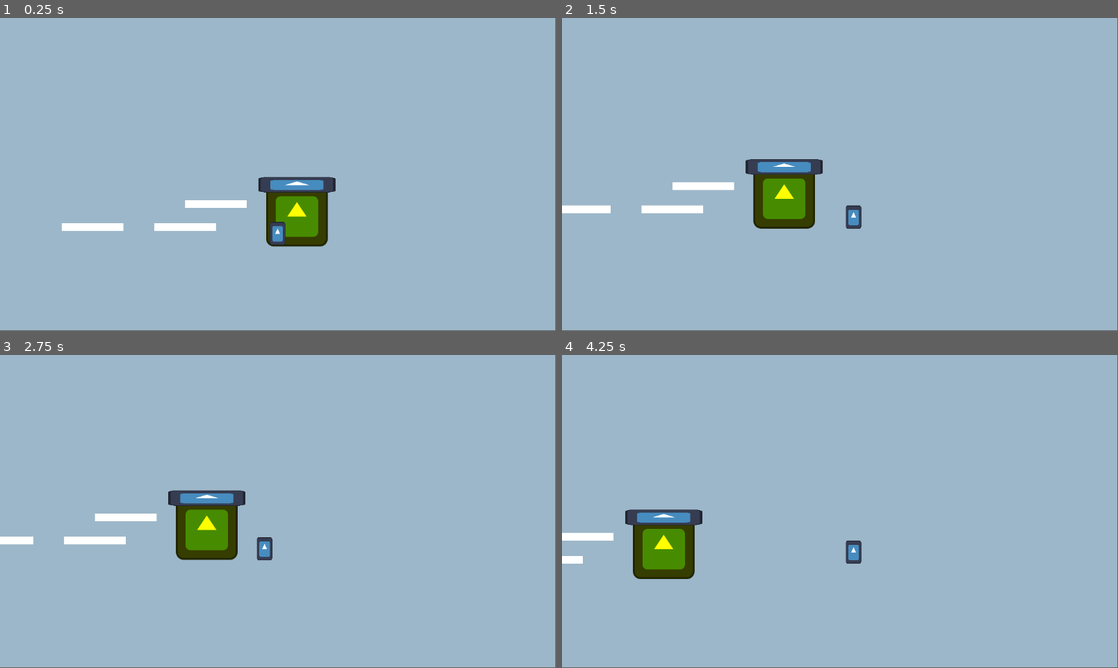
Above: before the commit, frames 1-4 (two rows, left to right).
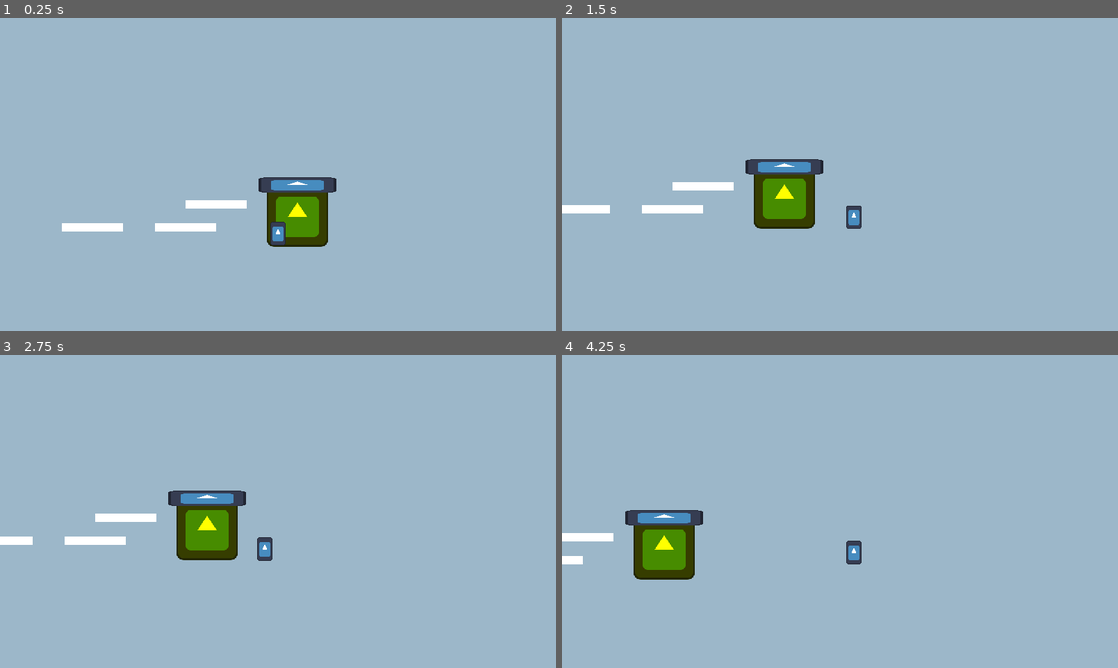
Above: after the commit, the same moments.

Repository: get-shwifty/LD56
Game: Godot game, scene res://main.tscn
Two runs of this game, one before a commit and one after it. Both use one fixed random seed, a clock stepped at 60 frames per second and the inputs below. The engine's default icon, where the game draws it, is replaced by a stand-in: a white triangle on a blue panel in a dark square.
Inputs:
- Up to frame 1 (0.25 s): no input
- Up to frame 2 (1.5 s): hold Right (ui_right) from 0.53 s (still down); tap J (a) at 0.6 s; tap Up (ui_up) at 0.77 s; tap K (b) at 0.8, 1.35 s
- Up to frame 3 (2.75 s): tap Up (ui_up) at 1.52 s; tap L (c) at 1.55, 2.1 s; release Right (ui_right) at 2.03 s; hold Left (ui_left) from 2.03 s (still down); tap , (d) at 2.3 s
- Up to frame 4 (4.25 s): release Left (ui_left) at 2.78 s; hold Right (ui_right) from 2.78 s (still down); tap , (d) at 2.85 s; tap Up (ui_up) at 3.02, 3.77 s; tap J (a) at 3.05, 3.6 s; tap K (b) at 3.8 s
In our replay, the window is 799x449 before the commit and 800x450 after it. These sizes can differ from the game's own. Grey fills any space a smaller window leaves; there, only what the larger window draws over its background counts as a difference.

The runs differ from the first frame. In frame 1, 0.4% of the frame differs, in the area x 11-61%, y 50-74%; in frame 2, 0.2%; in frame 3, 0.3%; in frame 4, 0.4%.

Commit message:
add mockups world

Diff:
--- /dev/null
+++ b/main_alexis.tscn
@@ -0,0 +1,85 @@
+[gd_scene load_steps=6 format=3 uid="uid://bxqu8dcsym3vw"]
+
+[ext_resource type="PackedScene" uid="uid://bk1ofwjmh8v4t" path="res://src/player.tscn" id="1_w8u5x"]
+[ext_resource type="PackedScene" uid="uid://dljuk7fm1akkj" path="res://tmp_platform.tscn" id="2_diwen"]
+[ext_resource type="PackedScene" uid="uid://bo74cfhrjn5b3" path="res://src/reactive_mushroom.tscn" id="3_afgxt"]
+[ext_resource type="Texture2D" uid="uid://c5mwjfbdqq1tj" path="res://assets/mockup.png" id="3_rpaqr"]
+
+[sub_resource type="TileSet" id="TileSet_1wepn"]
+terrain_set_0/mode = 0
+terrain_set_0/terrain_0/name = "Terrain 0"
+terrain_set_0/terrain_0/color = Color(0.5, 0.34375, 0.25, 1)
+
+[node name="Main" type="Node2D"]
+
+[node name="Sky" type="Parallax2D" parent="."]
+scroll_scale = Vector2(0.05, 0)
+scroll_offset = Vector2(0, -200)
+repeat_size = Vector2(1200, 0)
+
+[node name="Sprite2D" type="Sprite2D" parent="Sky"]
+position = Vector2(600, 448)
+texture = ExtResource("3_rpaqr")
+region_enabled = true
+region_rect = Rect2(0, 0, 1200, 896)
+
+[node name="Background" type="Parallax2D" parent="."]
+scroll_scale = Vector2(0.3, 0.3)
+scroll_offset = Vector2(0, -200)
+repeat_size = Vector2(1200, 0)
+
+[node name="Sprite2D" type="Sprite2D" parent="Background"]
+position = Vector2(600, 448)
+texture = ExtResource("3_rpaqr")
+region_enabled = true
+region_rect = Rect2(0, 904, 1200, 896)
+
+[node name="World" type="Node2D" parent="."]
+
+[node name="Sprite2D" type="Sprite2D" parent="World"]
+position = Vector2(600, 384)
+texture = ExtResource("3_rpaqr")
+region_enabled = true
+region_rect = Rect2(0, 1800, 1200, 624)
+
+[node name="Sprite2D2" type="Sprite2D" parent="World"]
+position = Vector2(1800, 384)
+scale = Vector2(-1, 1)
+texture = ExtResource("3_rpaqr")
+region_enabled = true
+region_rect = Rect2(0, 1800, 1200, 624)
+
+[node name="StaticBody2D" type="StaticBody2D" parent="World"]
+position = Vector2(0, 520)
+
+[node name="CollisionPolygon2D" type="CollisionPolygon2D" parent="World/StaticBody2D"]
+polygon = PackedVector2Array(0, 64, 288, 72, 336, 64, 416, 64, 464, 56, 832, -64, 872, -48, 912, -32, 1152, 8, 1216, 8, 1288, 0, 1432, -32, 1496, -32, 1560, -64, 1688, -16, 1792, 16, 1792, 16, 1832, 24, 1928, 56, 1952, 56, 1984, 64, 2064, 64, 2112, 72, 2288, 72, 2400, 72, 2400, 176, 0, 176)
+
+[node name="StaticBody2D2" parent="World" instance=ExtResource("2_diwen")]
+position = Vector2(192, 480)
+
+[node name="StaticBody2D3" parent="World" instance=ExtResource("2_diwen")]
+position = Vector2(384, 480)
+
+[node name="StaticBody2D4" parent="World" instance=ExtResource("2_diwen")]
+position = Vector2(448, 432)
+
+[node name="ReactiveMushroom" parent="World" instance=ExtResource("3_afgxt")]
+position = Vector2(616, 520)
+
+[node name="Player" parent="." instance=ExtResource("1_w8u5x")]
+position = Vector2(576, 448)
+floor_snap_length = 10.0
+
+[node name="Foreground" type="Parallax2D" parent="."]
+scroll_scale = Vector2(2, 2)
+repeat_size = Vector2(1200, 0)
+
+[node name="Sprite2D" type="Sprite2D" parent="Foreground"]
+position = Vector2(600, 448)
+texture = ExtResource("3_rpaqr")
+region_enabled = true
+region_rect = Rect2(0, 2632, 1200, 896)
+
+[node name="TileMapLayer" type="TileMapLayer" parent="."]
+tile_set = SubResource("TileSet_1wepn")
--- a/project.godot
+++ b/project.godot
@@ -14,6 +14,10 @@
 run/main_scene="res://main.tscn"
 config/features=PackedStringArray("4.3", "GL Compatibility")
 config/icon="res://icon.svg"
+
+[display]
+
+window/stretch/mode="canvas_items"
 
 [input]
 
Binary file added: assets/mockup.png
Not shown, added: assets/mockup.png.import
